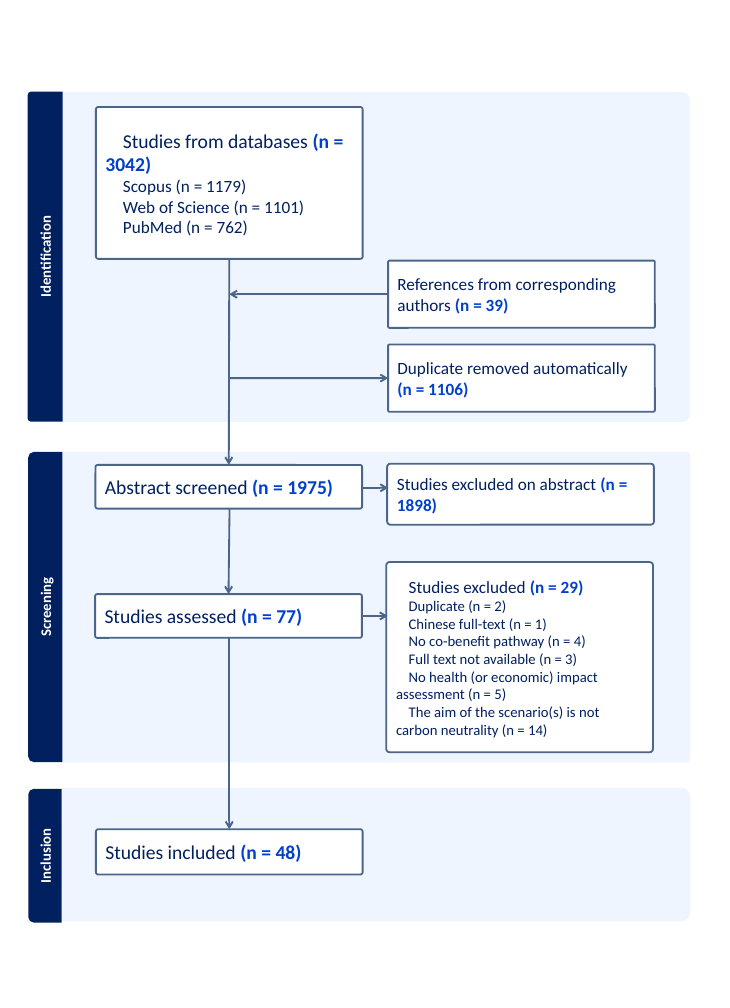
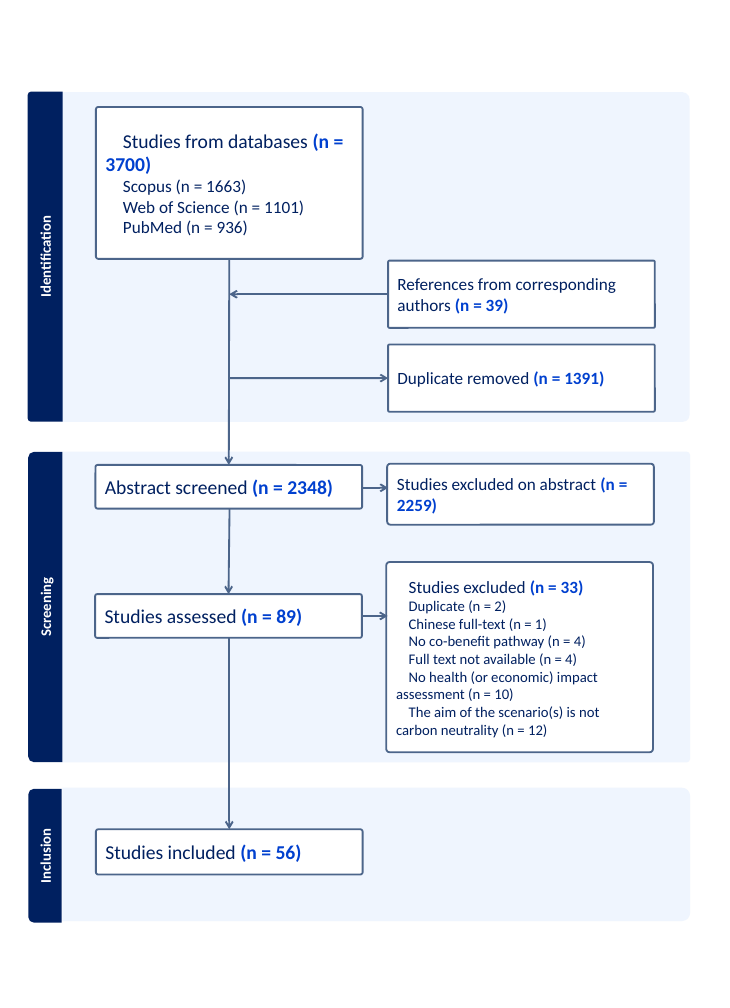
Before and after one commit to LeoMoutet/revue_syst, a slide deck: slide 1 of figures/flow chart.pptx. Drawn at 730x1008 pixels with LibreOffice and Linux fonts; fonts in the diff are those of the drawing. Boxes give left, top, right and bottom in pixels: in the first picture for what was removed or moved away, otherwise in the second. Text is boxed around its words. In the diff, an @@ line names an element or a change of style, - is before the commit and + after.

```diff
--- a/figures/flow chart.pptx
+++ b/figures/flow chart.pptx
@@ text in rounded rectangle at bbox=[105, 133, 330, 195]: text changed @@
-Studies from databases (n = 3042)
-Scopus (n = 1179)
+Studies from databases (n = 3700)
+Scopus (n = 1663)
@@ text in rounded rectangle at bbox=[123, 220, 248, 236]: text changed @@
-PubMed (n = 762)
+PubMed (n = 936)
@@ text in rounded rectangle at bbox=[397, 371, 604, 387]: text changed @@
-Duplicate removed automatically (n = 1106)
+Duplicate removed (n = 1391)
@@ text in rounded rectangle at bbox=[105, 479, 333, 497]: text changed @@
-Abstract screened (n = 1975)
+Abstract screened (n = 2348)
@@ text in rounded rectangle at bbox=[397, 477, 615, 514]: text changed @@
-Studies excluded on abstract (n = 1898)
+Studies excluded on abstract (n = 2259)
@@ text in rounded rectangle at bbox=[409, 580, 584, 596]: text changed @@
-Studies excluded (n = 29)
+Studies excluded (n = 33)
@@ text in rounded rectangle at bbox=[105, 608, 302, 626]: text changed @@
-Studies assessed (n = 77)
+Studies assessed (n = 89)
@@ text in rounded rectangle at bbox=[396, 653, 599, 738]: text changed @@
-Full text not available (n = 3)
-No health (or economic) impact assessment (n = 5)
-The aim of the scenario(s) is not carbon neutrality (n = 14)
+Full text not available (n = 4)
+No health (or economic) impact assessment (n = 10)
+The aim of the scenario(s) is not carbon neutrality (n = 12)
@@ text in rounded rectangle at bbox=[105, 844, 302, 862]: text changed @@
-Studies included (n = 48)
+Studies included (n = 56)
```
Also in this commit, not shown: 5 other files.
